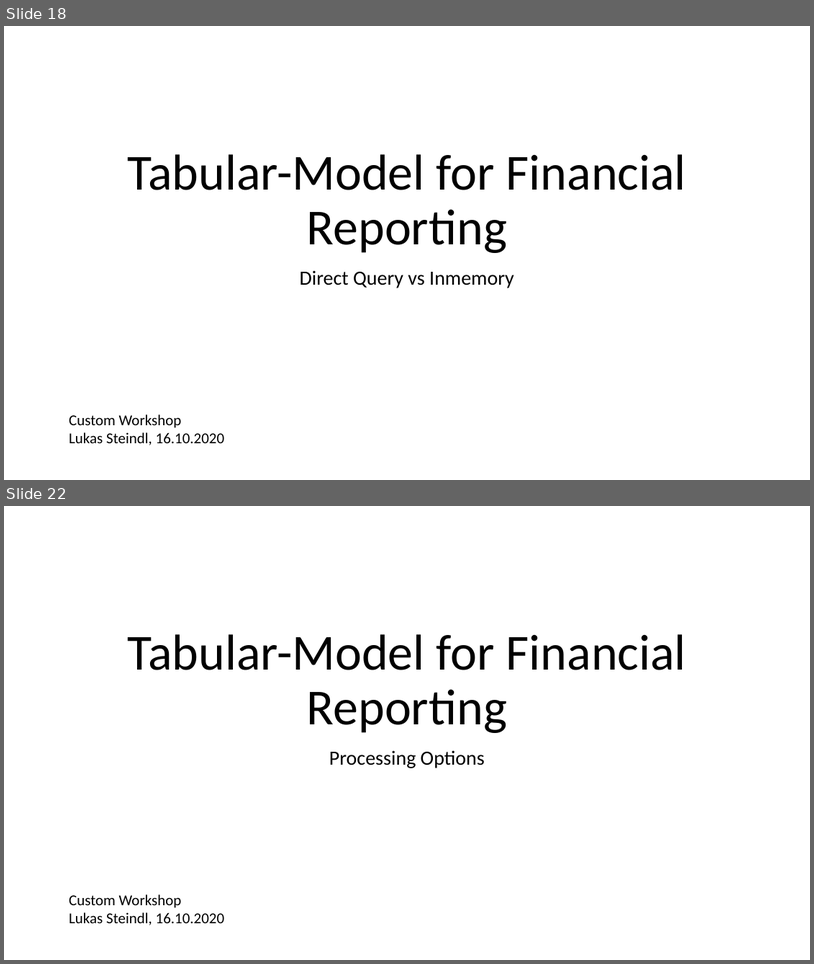
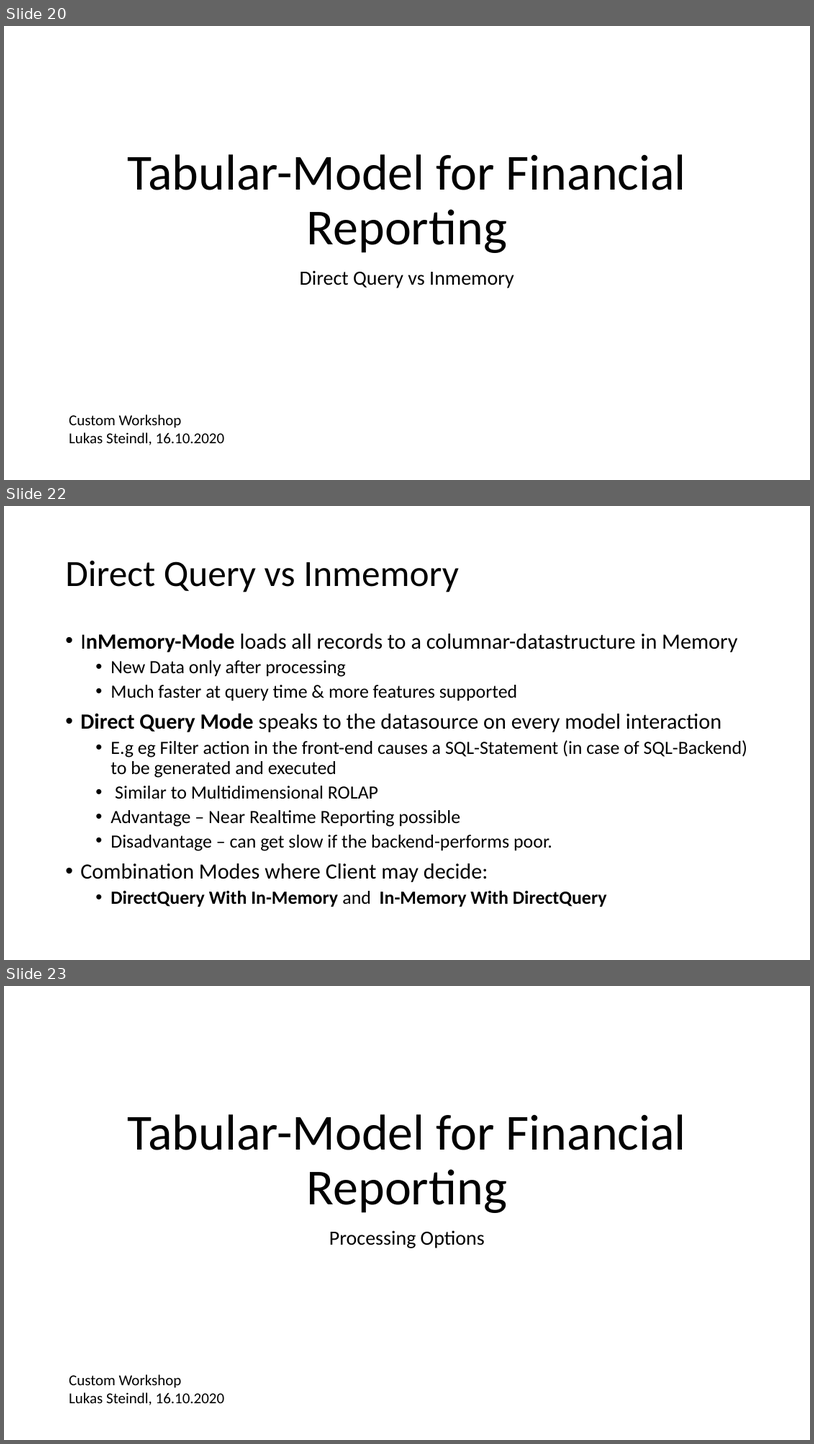
Before and after one commit to LukasSteindl/tabularmodelforfinance, a slide deck: Slides.pptx. Shown one above the other, each under a label of ours: slides 18 and 22 before the commit, slides 20, 22 and 23 after it; the slides between them are not shown. The pictures are 814x964 and 814x1444 pixels, drawn with LibreOffice and Linux fonts; fonts in the diff are those of the drawing. Boxes give left, top, right and bottom in pixels: in the first picture for what was removed or moved away, otherwise in the second. Text is boxed around its words. In the diff, an @@ line names an element or a change of style, - is before the commit and + after.

Commit message:
added row level security für sql side and slides to for inmemory and direct query

```diff
--- a/Slides.pptx
+++ b/Slides.pptx
@@ slide 22 added at (x1=4, y1=506, x2=810, y2=960), background #FFFFFF @@
@@ title added at (x1=65, y1=560, x2=459, y2=592), 44 pt, text #000000 @@
+Direct Query vs Inmemory
@@ text added at (x1=80, y1=633, x2=748, y2=906), 22.2 pt, text #000000 @@
+• InMemory-Mode loads all records to a columnar-datastructure in Memory
+  • New Data only after processing
+  • Much faster at query time & more features supported
+• Direct Query Mode speaks to the datasource on every model interaction
+  • E.g eg Filter action in the front-end causes a SQL-Statement (in case of SQL-Backend) to be generated and executed
+  • Similar to Multidimensional ROLAP
+  • Advantage – Near Realtime Reporting possible
+  • Disadvantage – can get slow if the backend-performs poor.
+• Combination Modes where Client may decide:
+  • DirectQuery With In-Memory and In-Memory With DirectQuery
@@ what was slide 18 is now slide 20 @@
@@ what was slide 22 is now slide 23 @@
```
Also in this commit, not shown: 4 slides changed, 2 other slides added, 2 slides removed, 1 other file.
